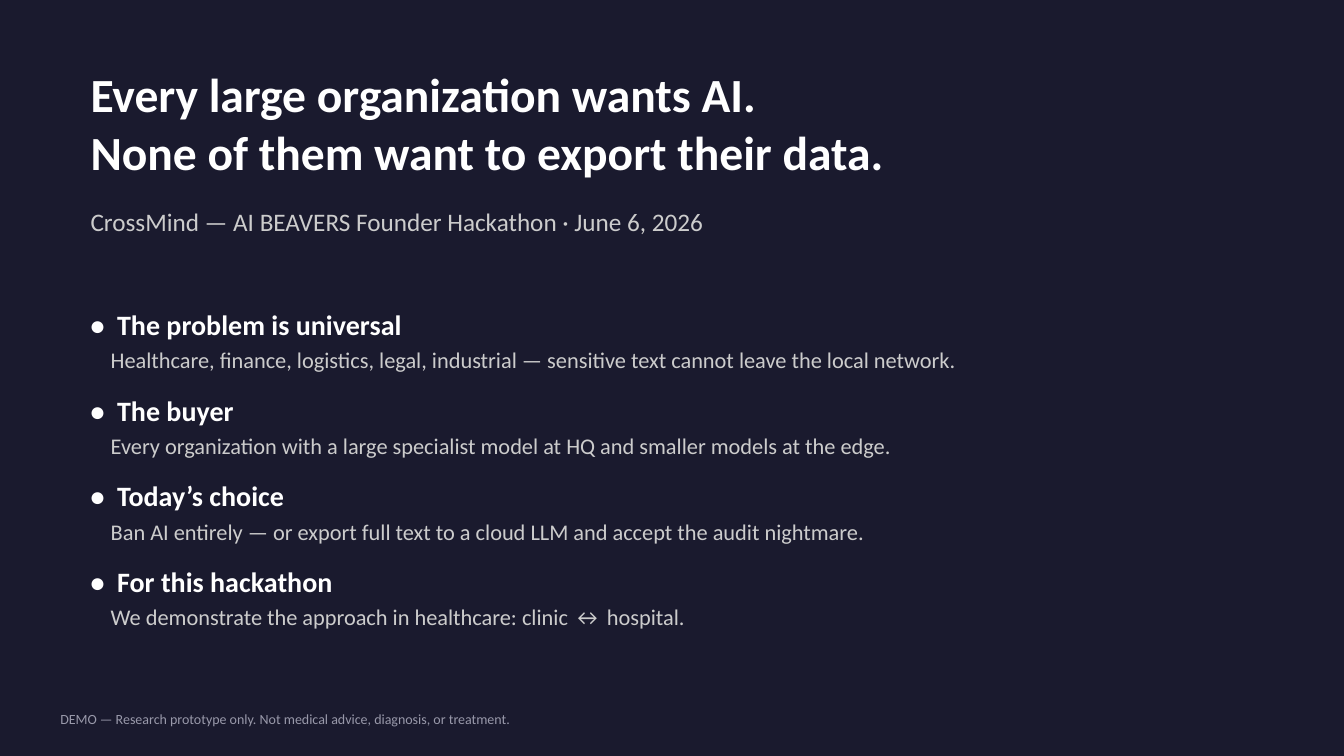
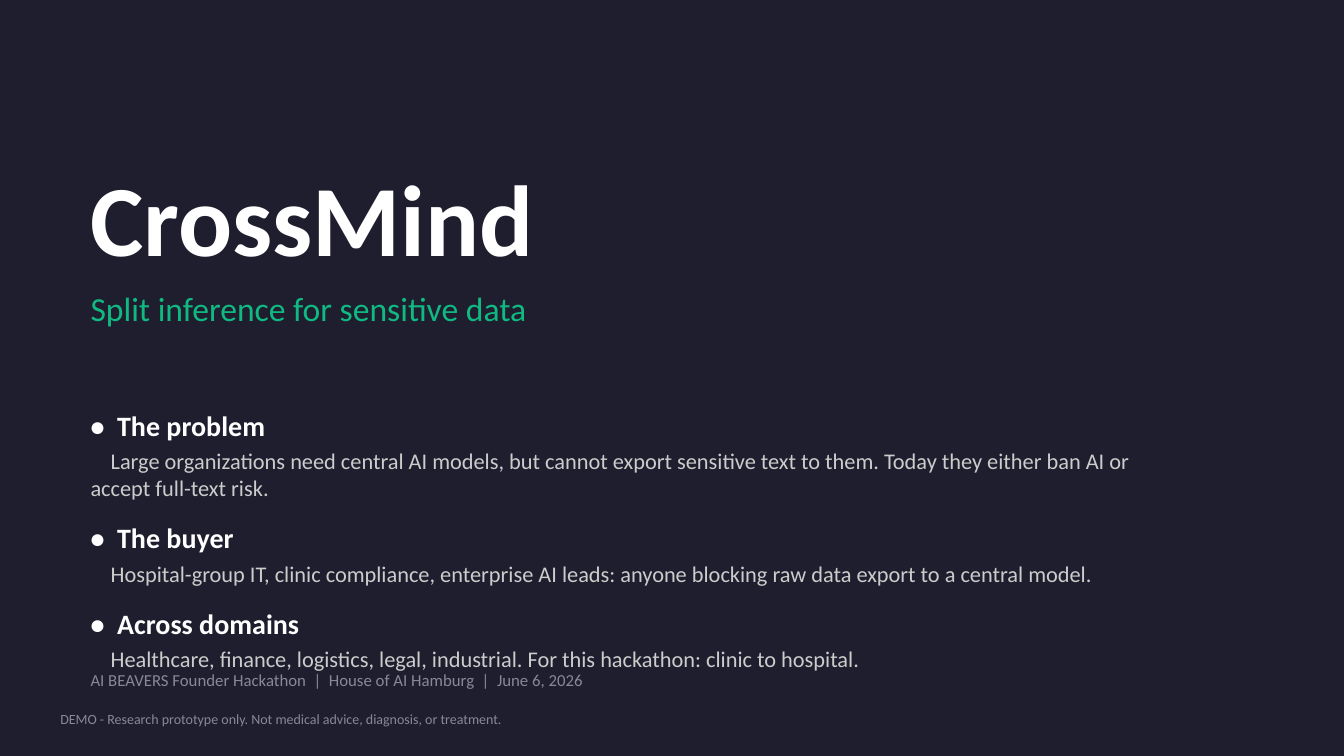
Before and after one commit to janpauldahlke/CrossMind, a slide deck: slide 1 of hackathon_docs/CrossMind_Pitch_Deck.pptx. Drawn at 1344x756 pixels with LibreOffice and Linux fonts; fonts in the diff are those of the drawing. Boxes give left, top, right and bottom in pixels: in the first picture for what was removed or moved away, otherwise in the second. Text is boxed around its words. In the diff, an @@ line names an element or a change of style, - is before the commit and + after.

```diff
--- a/hackathon_docs/CrossMind_Pitch_Deck.pptx
+++ b/hackathon_docs/CrossMind_Pitch_Deck.pptx
@@ background #1A1A2E to #1E1E2E @@
@@ text at [91, 185, 534, 327]: text changed; size 34 to 24 pt; text colour #FFFFFF to #10B981; bold off @@
-Every large organization wants AI.
-None of them want to export their data.
+CrossMind
+Split inference for sensitive data
@@ text removed at [111, 315, 955, 629] @@
-• The problem is universal
-Healthcare, finance, logistics, legal, industrial — sensitive text cannot leave the local network.
-• The buyer
-Every organization with a large specialist model at HQ and smaller models at the edge.
-• Today’s choice
-Ban AI entirely — or export full text to a cloud LLM and accept the audit nightmare.
-• For this hackathon
-We demonstrate the approach in healthcare: clinic ↔ hospital.
@@ text added at [91, 416, 1129, 671], 16 pt, text #CCCCCC @@
+• The problem
+Large organizations need central AI models, but cannot export sensitive text to them. Today they either ban AI or accept full-text risk.
+• The buyer
+Hospital-group IT, clinic compliance, enterprise AI leads: anyone blocking raw data export to a central model.
+• Across domains
+Healthcare, finance, logistics, legal, industrial. For this hackathon: clinic to hospital.
@@ text at [91, 674, 583, 689]: text changed; size 18 to 12 pt; text colour #CCCCCC to #888899 @@
-CrossMind — AI BEAVERS Founder Hackathon · June 6, 2026
+AI BEAVERS Founder Hackathon | House of AI Hamburg | June 6, 2026
@@ text at [60, 714, 502, 726]: text changed; text colour #9999AA to #888899 @@
-DEMO — Research prototype only. Not medical advice, diagnosis, or treatment.
+DEMO - Research prototype only. Not medical advice, diagnosis, or treatment.
```
Also in this commit, not shown: 6 other slides changed, 4 other files.
